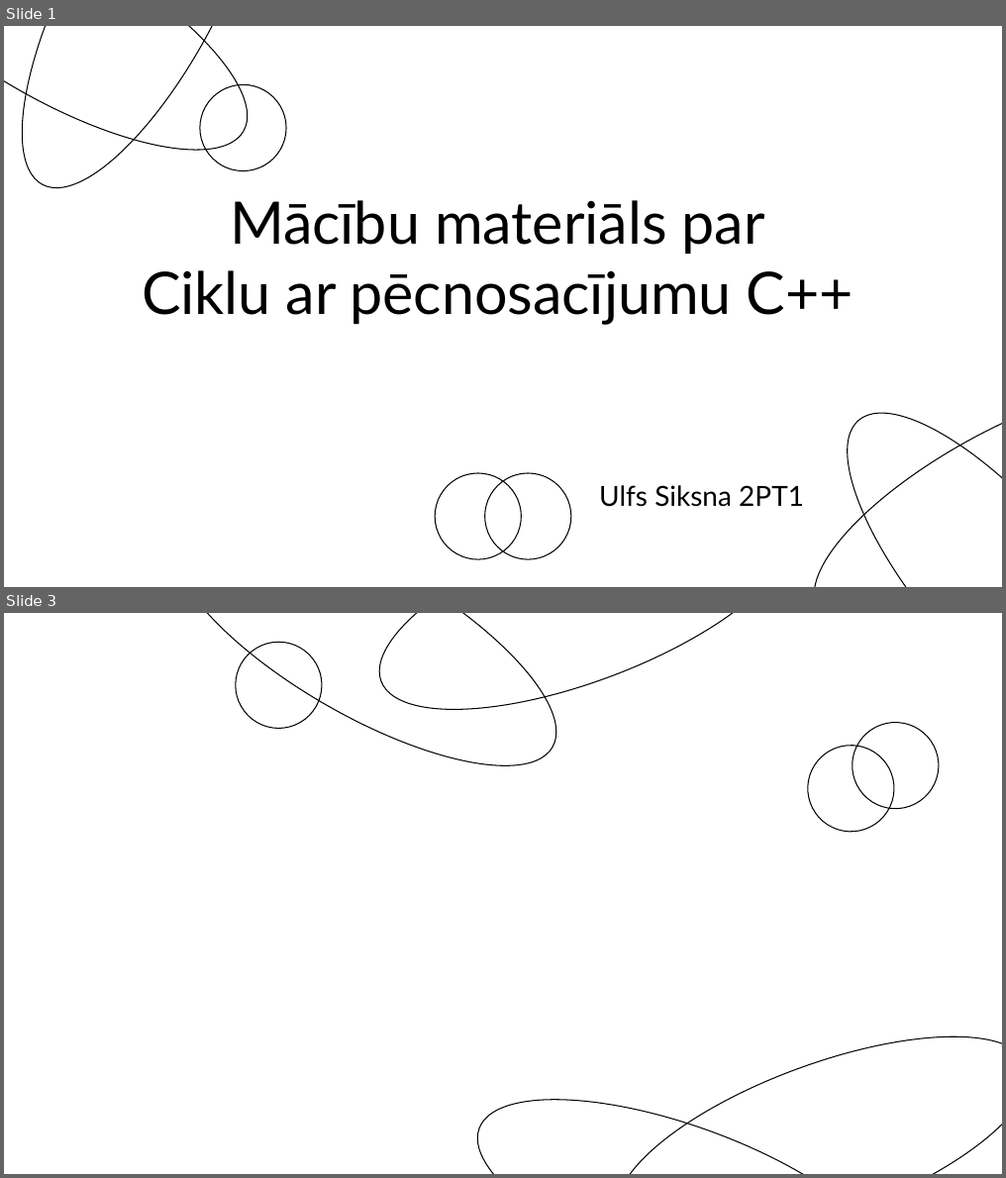
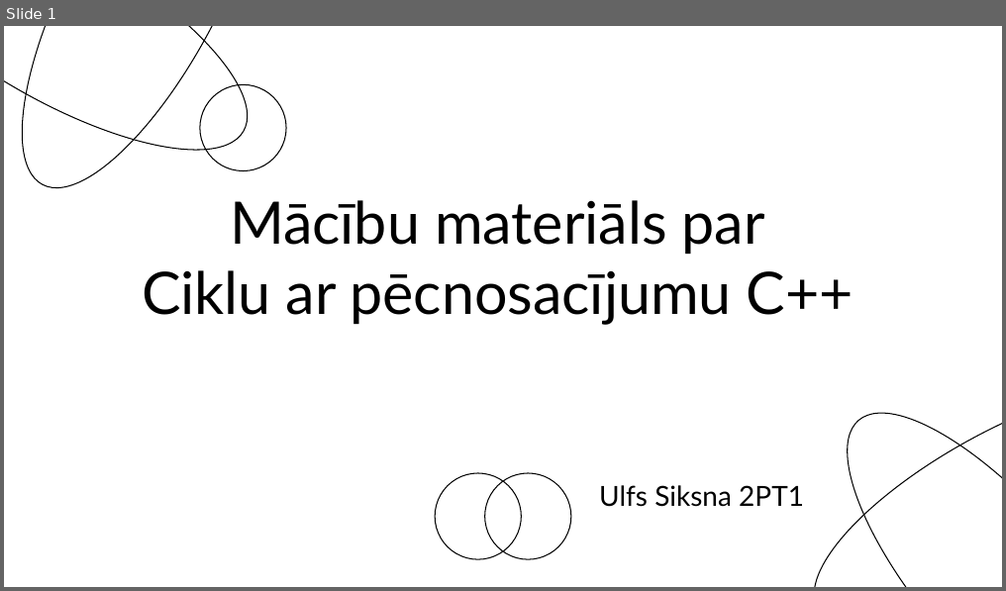
Before and after one commit to Siksna/2PT1_Eksamens, a slide deck: Pecnosacījumu_MācībuMaterials.pptx. Shown one above the other, each under a label of ours: slides 1 and 3 before the commit, slide 1 after it; the slides between them are not shown. The pictures are 1006x1178 and 1006x591 pixels, drawn with LibreOffice and Linux fonts; fonts in the diff are those of the drawing. Boxes give left, top, right and bottom in pixels: in the first picture for what was removed or moved away, otherwise in the second. Text is boxed around its words. In the diff, an @@ line names an element or a change of style, - is before the commit and + after.

```diff
--- a/Pecnosacījumu_MācībuMaterials.pptx
+++ b/Pecnosacījumu_MācībuMaterials.pptx
@@ slide 3 removed at (x1=4, y1=613, x2=1002, y2=1174), background #FFFFFF @@
@@ ellipse removed at (x1=137, y1=613, x2=591, y2=814) @@
@@ ellipse removed at (x1=236, y1=642, x2=322, y2=728) @@
@@ ellipse removed at (x1=354, y1=613, x2=816, y2=753) @@
@@ ellipse removed at (x1=792, y1=731, x2=908, y2=847) @@
@@ ellipse removed at (x1=838, y1=708, x2=953, y2=824) @@
@@ ellipse removed at (x1=593, y1=994, x2=1002, y2=1174) @@
@@ ellipse removed at (x1=453, y1=1057, x2=915, y2=1174) @@
```
Also in this commit, not shown: 1 slide changed, 2 slides added, 1 other slide removed.
